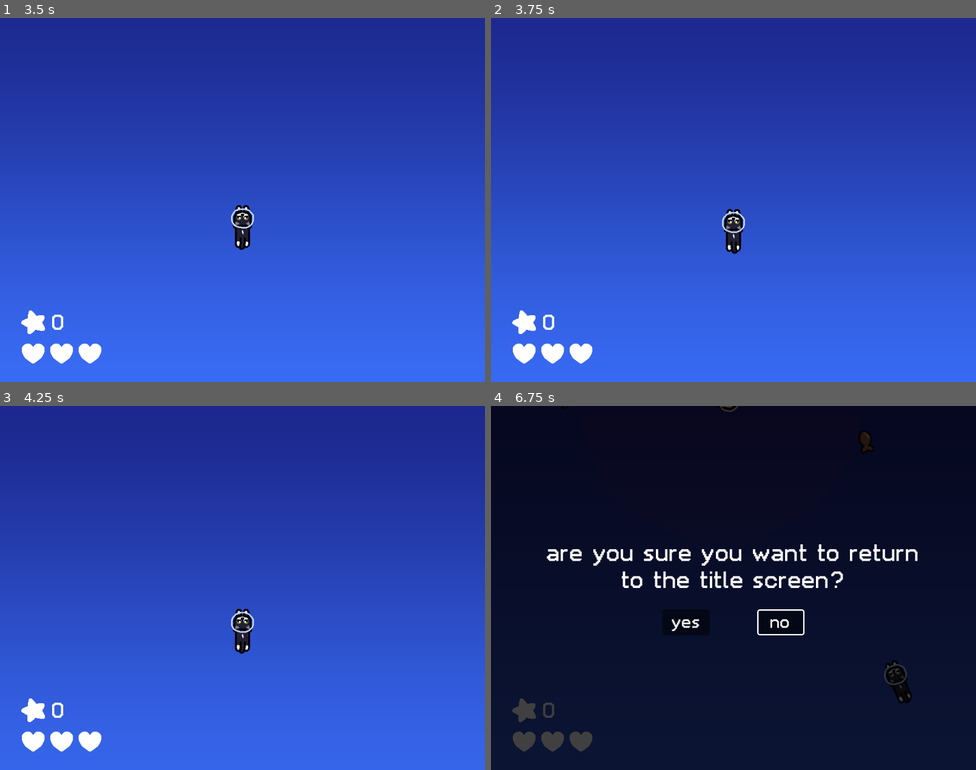
Above: before the commit, frames 1-4 (two rows, left to right).
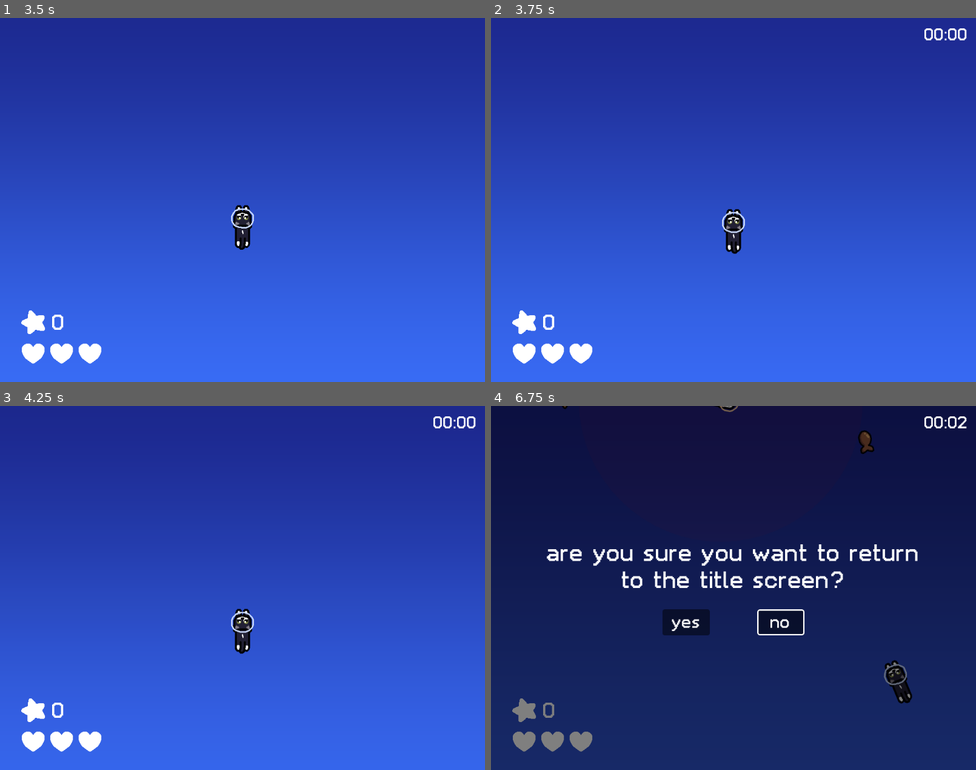
Above: after the commit, the same moments.

Repository: Kim-Lan/space-cat
Game: Godot game, scene res://main.tscn
Same seed, same stepped clock (60 frames per second), same inputs: the game is played once before the commit and once after it.
Inputs (mouse positions are in pixels of both pictures, inside the frame that each line leads up to):
- Up to frame 1 (3.5 s): click (358, 363) at 0.5 s; click "start" at 1.25 s; click "start" at 2 s; move the mouse to (349, 181) at 2.77 s; hold Right (right) from 2.78 s (still down); hold Space (space) from 2.78 s (still down); click (349, 181) at 2.92 s
- Up to frame 2 (3.75 s): release Right (right) at 3.5 s; release Space (space) at 3.5 s; drag from (636, 218) to (709, 272) at 3.52 s
- Up to frame 3 (4.25 s): no input
- Up to frame 4 (6.75 s): move the mouse to (782, 507) at 4.27 s; hold Right (right) 4.28-5 s; hold Space (space) 4.28-5 s; drag from (709, 660) to (588, 533) at 5.02 s; move the mouse to (879, 642) at 5.77 s; hold Left (left) 5.78-6.5 s; hold Space (space) 5.78-6.5 s; tap Escape (pause) at 6.4 s; click "return to title" at 6.5 s

Frame 1 is identical in both runs. In frame 2, 0.2% of the frame differs, in the area x 89-99%, y 2-7%; in frame 3, 0.2%; in frame 4, 97%, in the area x 0-100%, y 0-100%.

Commit message:
timer

Diff:
--- a/UI/game_over_screen.tscn
+++ b/UI/game_over_screen.tscn
@@ -145,7 +145,7 @@
 text = "return to title"
 
 [node name="DanceSprite" type="AnimatedSprite2D" parent="."]
-position = Vector2(290, 328)
+position = Vector2(791, 324)
 sprite_frames = SubResource("SpriteFrames_rpxk1")
 frame_progress = 0.325138
 
--- a/UI/pause_screen.tscn
+++ b/UI/pause_screen.tscn
@@ -18,7 +18,7 @@
 anchor_bottom = 1.0
 grow_horizontal = 2
 grow_vertical = 2
-color = Color(0, 0, 0, 0.75)
+color = Color(0, 0, 0, 0.5)
 
 [node name="PauseMenu" type="VBoxContainer" parent="."]
 custom_minimum_size = Vector2(500, 200)
--- a/UI/timer.gd
+++ b/UI/timer.gd
@@ -1,11 +1,57 @@
 extends Control
 
+var running: bool
+var paused: bool
+var time_start
+var time_now
+var time_elapsed
+var time_paused = 0
+var time_pause_start
+var time_pause_end
 
-# Called when the node enters the scene tree for the first time.
 func _ready():
-	pass # Replace with function body.
+	#start()
+	pass
 
+func reset():
+	time_elapsed = 0
+	time_paused = 0
+	update_label()
 
-# Called every frame. 'delta' is the elapsed time since the previous frame.
+func start():
+	reset()
+	time_start = Time.get_ticks_msec()
+	time_now = Time.get_ticks_msec()
+	running = true
+	paused = false
+
+func pause():
+	if running:
+		time_pause_start = Time.get_ticks_msec()
+		paused = true
+
+func unpause():
+	if running:
+		time_pause_end = Time.get_ticks_msec()
+		time_paused += (time_pause_end - time_pause_start)
+		paused = false
+
+func stop():
+	running = false
+
 func _process(delta):
-	pass
+	if running and not paused:
+		time_now = Time.get_ticks_msec()
+		time_elapsed = time_now - time_start - time_paused
+		update_label()
+
+func format_time(time: int):
+	var minutes = time / 60 / 1000
+	var seconds = (time / 1000) % 60
+	var milliseconds = time % 1000
+	var format_string = "%02d:%02d"
+	return format_string % [minutes, seconds]
+
+func update_label():
+	var time_str = format_time(time_elapsed)
+	$TimeLabel.text = time_str
--- a/UI/timer.tscn
+++ b/UI/timer.tscn
@@ -4,15 +4,20 @@
 
 [node name="Timer" type="Control"]
 layout_mode = 3
-anchors_preset = 15
+anchors_preset = 1
+anchor_left = 1.0
 anchor_right = 1.0
-anchor_bottom = 1.0
-grow_horizontal = 2
-grow_vertical = 2
+grow_horizontal = 0
 script = ExtResource("1_ehihr")
 
 [node name="TimeLabel" type="Label" parent="."]
-layout_mode = 0
-offset_right = 40.0
-offset_bottom = 19.0
+layout_mode = 1
+anchors_preset = 1
+anchor_left = 1.0
+anchor_right = 1.0
+offset_left = -69.0
+offset_bottom = 30.0
+grow_horizontal = 0
+theme_override_font_sizes/font_size = 32
 text = "00:00"
+horizontal_alignment = 2
--- a/UI/ui.gd
+++ b/UI/ui.gd
@@ -16,6 +16,7 @@
 	$GameOverScreen.hide()
 	$InGameHUD.hide()
 	$PauseScreen.hide()
+	$Timer.hide()
 	ingame = false
 	paused = false
 
@@ -33,15 +34,18 @@
 		$PauseScreen.visible = true
 		$PauseScreen.show_pause()
 		$Music/InGameMusic.volume_db = -20
+		$Timer.pause()
 	else:
 		get_tree().paused = false
 		$PauseScreen.visible = false
 		$Music/InGameMusic.volume_db = -6
+		$Timer.unpause()
 	paused = not paused
 	pause_toggled.emit()
 
 func stop_game():
 	ingame = false
+	$Timer.stop()
 	$InGameHUD.hide()
 	$Music/InGameMusic.stop()
 
@@ -66,12 +70,14 @@
 	$StartSound.play()
 	$GameOverScreen.hide()
 	$InGameHUD.show()
+	$Timer.reset()
 	$AnimationPlayer.play("play_again")
 	play_again.emit()
 
 func _on_return_title_button_pressed():
 	$AnimationPlayer.play("return_to_title")
 	$GameOverScreen.hide()
+	$Timer.hide()
 	$TitleScreen.show()
 	$TitleScreen.find_child("StartButton").grab_focus()
 	$Music/EndMusic.stop()
@@ -106,4 +112,5 @@
 func _on_pause_screen_restart_confirmed():
 	stop_game()
 	toggle_pause()
+	$Timer.reset()
 	_on_play_again_button_pressed()
--- a/UI/ui.tscn
+++ b/UI/ui.tscn
@@ -1,9 +1,10 @@
-[gd_scene load_steps=16 format=3 uid="uid://3ug1t30kx5j4"]
+[gd_scene load_steps=17 format=3 uid="uid://3ug1t30kx5j4"]
 
 [ext_resource type="Script" path="res://UI/ui.gd" id="1_mfp3s"]
 [ext_resource type="PackedScene" uid="uid://cimgwhgbt41ci" path="res://UI/game_over_screen.tscn" id="2_cw34c"]
 [ext_resource type="PackedScene" uid="uid://blgxkiiadrh4k" path="res://UI/title_screen.tscn" id="2_jab8u"]
 [ext_resource type="PackedScene" uid="uid://30y4r8nnjlcx" path="res://UI/in_game_hud.tscn" id="3_gnf21"]
+[ext_resource type="PackedScene" uid="uid://k6jxab8qcxj" path="res://UI/timer.tscn" id="3_x88c0"]
 [ext_resource type="PackedScene" uid="uid://uyc4bfmugxl0" path="res://UI/pause_screen.tscn" id="4_n52jd"]
 [ext_resource type="AudioStream" uid="uid://bdf88yyxqnpuu" path="res://assets/audio/start-sound.wav" id="5_3vfr4"]
 [ext_resource type="AudioStream" uid="uid://da7weg66md858" path="res://assets/audio/bgm/title-music.ogg" id="7_41dff"]
@@ -175,7 +176,6 @@
 visible = false
 
 [node name="InGameHUD" parent="." instance=ExtResource("3_gnf21")]
-visible = false
 modulate = Color(1, 1, 1, 0)
 
 [node name="PauseScreen" parent="." instance=ExtResource("4_n52jd")]
@@ -183,6 +183,13 @@
 
 [node name="GameOverScreen" parent="." instance=ExtResource("2_cw34c")]
 visible = false
+
+[node name="Timer" parent="." instance=ExtResource("3_x88c0")]
+visible = false
+offset_left = -17.0
+offset_top = 15.0
+offset_right = -17.0
+offset_bottom = 15.0
 
 [node name="AnimationPlayer" type="AnimationPlayer" parent="."]
 libraries = {
--- a/main.gd
+++ b/main.gd
@@ -68,6 +68,8 @@
 	$NPCTimer.start()
 	$TreatTimer.start()
 	$Player.start()
+	$UI/Timer.show()
+	$UI/Timer.start()
 
 func stop_game():
 	$FreezeTimer.stop()
